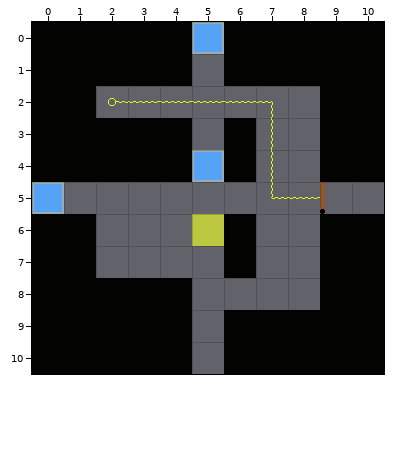
An edit to a level. Tiled map (JSON), Assets/Level_Editor/TileMap/Room_11.tmj. Above, as it was before the edit.
Cells are 32x32 px. Shown: x 0..10, y 0..10.
The result:
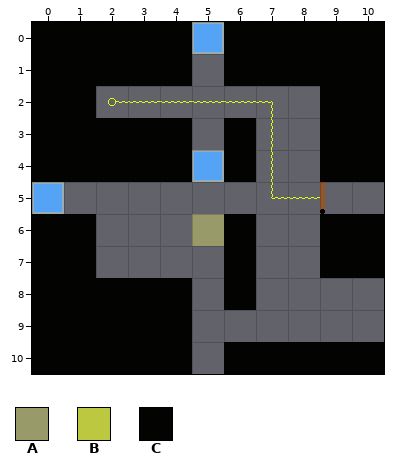
Key: from "tileSet": A 12, B 32, C 33.
_ is an empty cell.
What changed:
Layer "Blocks":
y 6: x 5 B -> A
y 8: x 6 _ -> C; x 9..10 CC -> __
y 9: x 6..10 CCCCC -> _____
Pixel boxes of the changes (left, top, right, bottom) in both pictures:
changed: (192, 214, 224, 246)
changed: (224, 278, 384, 342)
